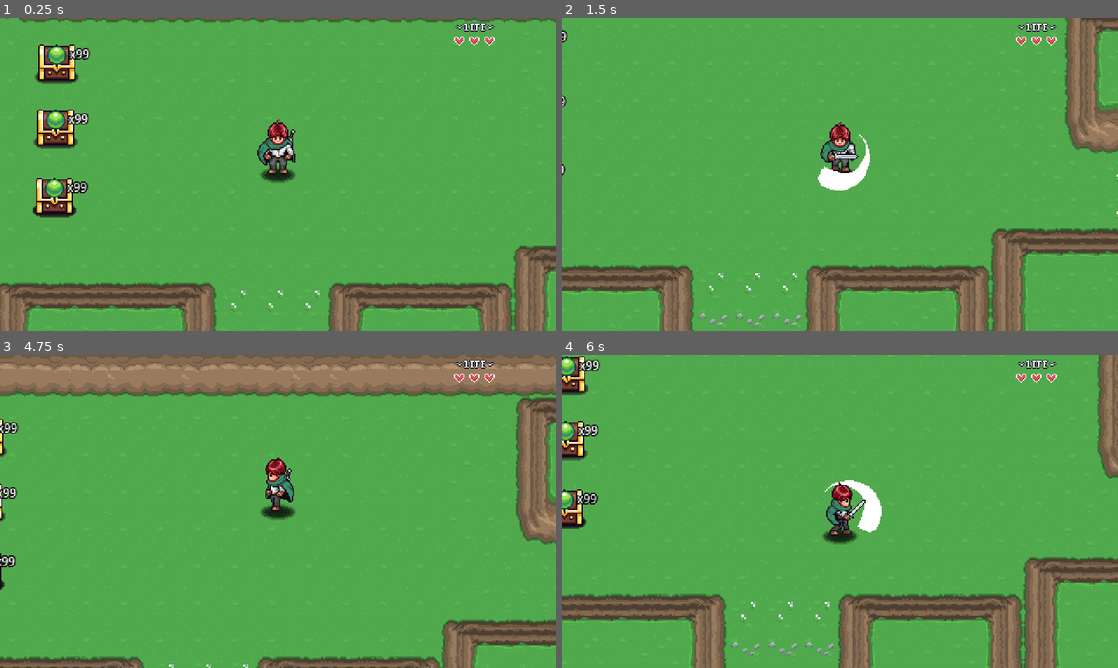
Above: before the commit, frames 1-4 (two rows, left to right).
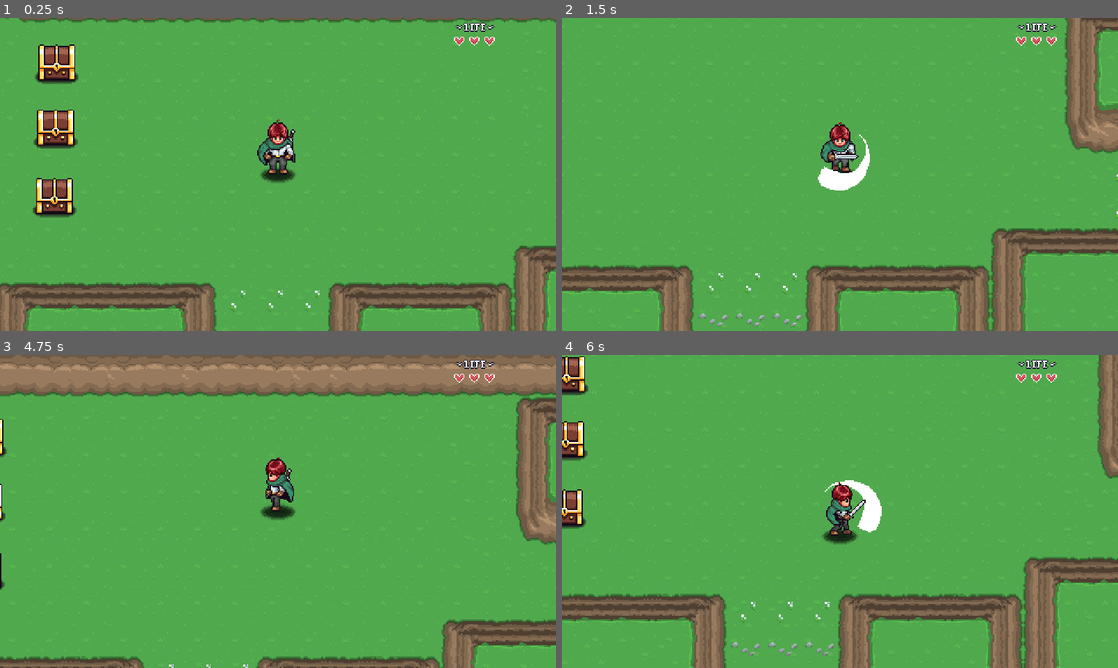
Above: after the commit, the same moments.

Repository: wangwenhao/aarpg
Game: Godot game, scene res://Levels/Area01/01.tscn
Same seed, same stepped clock (60 frames per second), same inputs: the game is played once before the commit and once after it. Sound files missing from this copy of the repository are replaced by a short silence.
Inputs:
- Up to frame 1 (0.25 s): no input
- Up to frame 2 (1.5 s): tap Enter at 0.5 s; hold D (right) 0.53-1.28 s; hold I (interact) 0.53-1.28 s; hold S (down) from 1.28 s (still down); tap J (attack) at 1.35 s
- Up to frame 3 (4.75 s): tap I (interact) at 1.55, 2.85, 3.8, 4.35 s; release S (down) at 2.03 s; hold D (right) 2.03-2.78 s; hold I (interact) 2.03-2.78 s; hold W (up) 2.78-3.53 s; hold J (attack) 3.53-4.28 s; hold A (left) from 3.53 s (still down)
- Up to frame 4 (6 s): release A (left) at 5.03 s; hold S (down) 5.03-5.78 s; hold I (interact) 5.03-5.78 s; hold D (right) from 5.78 s (still down); tap J (attack) at 5.85 s

The runs differ from the first frame. In frame 1, 0.9% of the frame differs, in the area x 5-17%, y 8-64%; in frame 2, less than 0.1%; in frame 3, 0.3%; in frame 4, 0.8%.

Commit message:
开宝箱的逻辑

Diff:
--- a/Interactables/TreasureChest/treasure_chest.gd
+++ b/Interactables/TreasureChest/treasure_chest.gd
@@ -1 +1,61 @@
-extends Node2D
+@tool
+class_name TreasureChest extends Node2D
+
+@export var item_data: ItemData: set = _set_item_data
+@export var quantity: int = 1: set = _set_quantity
+
+var is_open: bool = false
+
+@onready var sprite: Sprite2D = $Sprite2D
+@onready var item_sprite: Sprite2D = $ItemSprite
+@onready var label: Label = $ItemSprite/Label
+@onready var animation_player: AnimationPlayer = $AnimationPlayer
+@onready var interact_area: Area2D = $Area2D
+
+func _ready() -> void:
+	_update_texture()
+	_update_label()
+	if Engine.is_editor_hint():
+		return
+
+	interact_area.area_entered.connect(_on_area_entered)
+	interact_area.area_exited.connect(_on_area_exited)
+
+func _set_item_data(value: ItemData) -> void:
+	item_data = value
+	_update_texture()
+
+func _set_quantity(value: int) -> void:
+	quantity = value
+	_update_label()
+
+func _update_texture() -> void:
+	if item_data and sprite:
+		item_sprite.texture = item_data.texture
+
+func _update_label() -> void:
+	if label:
+		if quantity <= 1:
+			label.text = ""
+		else:
+			label.text = "x" + str(quantity)
+
+func player_interact() -> void:
+	if is_open:
+		return
+	is_open = true
+	animation_player.play("open_chest")
+	if item_data and quantity > 0:
+		PlayerManager.INVENTORY_DATA.add_item(item_data, quantity)
+	else:
+		printerr("No items in the chest")
+		push_error("No items in the chest")
+	pass
+
+func _on_area_entered(_area: Area2D) -> void:
+	PlayerManager.interact_pressed.connect(player_interact)
+	pass
+
+func _on_area_exited(_area: Area2D) -> void:
+	PlayerManager.interact_pressed.disconnect(player_interact)
+	pass
--- a/Interactables/TreasureChest/treasure_chest.tscn
+++ b/Interactables/TreasureChest/treasure_chest.tscn
@@ -1,12 +1,196 @@
-[gd_scene load_steps=7 format=3 uid="uid://c0ekd8j8r0doh"]
+[gd_scene load_steps=13 format=3 uid="uid://c0ekd8j8r0doh"]
 
 [ext_resource type="Script" uid="uid://cuho1dq7ro2vi" path="res://Interactables/TreasureChest/treasure_chest.gd" id="1_tln0u"]
 [ext_resource type="Texture2D" uid="uid://bb14m1svboomt" path="res://Interactables/TreasureChest/treasure-chest.png" id="2_e0gtp"]
 [ext_resource type="Texture2D" uid="uid://btd6qdeeb4j4m" path="res://Items/Sprites/items.png" id="3_e0gtp"]
+[ext_resource type="AudioStream" uid="uid://7fdr1o1wgr3v" path="res://Interactables/TreasureChest/treasure-open.wav" id="4_km1n8"]
 
 [sub_resource type="AtlasTexture" id="AtlasTexture_km1n8"]
 atlas = ExtResource("3_e0gtp")
 region = Rect2(0, 0, 32, 32)
+
+[sub_resource type="Animation" id="Animation_e0gtp"]
+resource_name = "closed"
+step = 0.1
+tracks/0/type = "value"
+tracks/0/imported = false
+tracks/0/enabled = true
+tracks/0/path = NodePath("Sprite2D:frame")
+tracks/0/interp = 1
+tracks/0/loop_wrap = true
+tracks/0/keys = {
+"times": PackedFloat32Array(0),
+"transitions": PackedFloat32Array(1),
+"update": 1,
+"values": [0]
+}
+tracks/1/type = "value"
+tracks/1/imported = false
+tracks/1/enabled = true
+tracks/1/path = NodePath("ItemSprite:visible")
+tracks/1/interp = 1
+tracks/1/loop_wrap = true
+tracks/1/keys = {
+"times": PackedFloat32Array(0),
+"transitions": PackedFloat32Array(1),
+"update": 1,
+"values": [false]
+}
+
+[sub_resource type="Animation" id="Animation_km1n8"]
+length = 0.001
+tracks/0/type = "value"
+tracks/0/imported = false
+tracks/0/enabled = true
+tracks/0/path = NodePath("Sprite2D:frame")
+tracks/0/interp = 1
+tracks/0/loop_wrap = true
+tracks/0/keys = {
+"times": PackedFloat32Array(0),
+"transitions": PackedFloat32Array(1),
+"update": 1,
+"values": [0]
+}
+tracks/1/type = "value"
+tracks/1/imported = false
+tracks/1/enabled = true
+tracks/1/path = NodePath("ItemSprite:visible")
+tracks/1/interp = 1
+tracks/1/loop_wrap = true
+tracks/1/keys = {
+"times": PackedFloat32Array(0),
+"transitions": PackedFloat32Array(1),
+"update": 1,
+"values": [true]
+}
+tracks/2/type = "value"
+tracks/2/imported = false
+tracks/2/enabled = true
+tracks/2/path = NodePath("ItemSprite:position")
+tracks/2/interp = 1
+tracks/2/loop_wrap = true
+tracks/2/keys = {
+"times": PackedFloat32Array(0),
+"transitions": PackedFloat32Array(1),
+"update": 0,
+"values": [Vector2(0, -11)]
+}
+tracks/3/type = "value"
+tracks/3/imported = false
+tracks/3/enabled = true
+tracks/3/path = NodePath("ItemSprite:modulate")
+tracks/3/interp = 1
+tracks/3/loop_wrap = true
+tracks/3/keys = {
+"times": PackedFloat32Array(0),
+"transitions": PackedFloat32Array(1),
+"update": 0,
+"values": [Color(1, 1, 1, 1)]
+}
+
+[sub_resource type="Animation" id="Animation_dhxp7"]
+resource_name = "opened"
+step = 0.1
+tracks/0/type = "value"
+tracks/0/imported = false
+tracks/0/enabled = true
+tracks/0/path = NodePath("Sprite2D:frame")
+tracks/0/interp = 1
+tracks/0/loop_wrap = true
+tracks/0/keys = {
+"times": PackedFloat32Array(0),
+"transitions": PackedFloat32Array(1),
+"update": 1,
+"values": [1]
+}
+tracks/1/type = "value"
+tracks/1/imported = false
+tracks/1/enabled = true
+tracks/1/path = NodePath("ItemSprite:visible")
+tracks/1/interp = 1
+tracks/1/loop_wrap = true
+tracks/1/keys = {
+"times": PackedFloat32Array(0),
+"transitions": PackedFloat32Array(1),
+"update": 1,
+"values": [false]
+}
+
+[sub_resource type="Animation" id="Animation_nceft"]
+resource_name = "open_chest"
+length = 1.5
+step = 0.1
+tracks/0/type = "value"
+tracks/0/imported = false
+tracks/0/enabled = true
+tracks/0/path = NodePath("Sprite2D:frame")
+tracks/0/interp = 1
+tracks/0/loop_wrap = true
+tracks/0/keys = {
+"times": PackedFloat32Array(0, 0.1),
+"transitions": PackedFloat32Array(1, 1),
+"update": 1,
+"values": [0, 1]
+}
+tracks/1/type = "value"
+tracks/1/imported = false
+tracks/1/enabled = true
+tracks/1/path = NodePath("ItemSprite:visible")
+tracks/1/interp = 1
+tracks/1/loop_wrap = true
+tracks/1/keys = {
+"times": PackedFloat32Array(0, 0.1),
+"transitions": PackedFloat32Array(1, 1),
+"update": 1,
+"values": [false, true]
+}
+tracks/2/type = "audio"
+tracks/2/imported = false
+tracks/2/enabled = true
+tracks/2/path = NodePath("AudioStreamPlayer2D")
+tracks/2/interp = 1
+tracks/2/loop_wrap = true
+tracks/2/keys = {
+"clips": [{
+"end_offset": 0.0,
+"start_offset": 0.0,
+"stream": ExtResource("4_km1n8")
+}],
+"times": PackedFloat32Array(0.1)
+}
+tracks/2/use_blend = true
+tracks/3/type = "value"
+tracks/3/imported = false
+tracks/3/enabled = true
+tracks/3/path = NodePath("ItemSprite:position")
+tracks/3/interp = 1
+tracks/3/loop_wrap = true
+tracks/3/keys = {
+"times": PackedFloat32Array(0.1, 0.3, 0.5, 1.5),
+"transitions": PackedFloat32Array(0.5, 2, 2, 1),
+"update": 0,
+"values": [Vector2(0, -11), Vector2(0, -64), Vector2(0, -48), Vector2(0, -48)]
+}
+tracks/4/type = "value"
+tracks/4/imported = false
+tracks/4/enabled = true
+tracks/4/path = NodePath("ItemSprite:modulate")
+tracks/4/interp = 1
+tracks/4/loop_wrap = true
+tracks/4/keys = {
+"times": PackedFloat32Array(0.2, 0.3, 0.5, 1, 1.5),
+"transitions": PackedFloat32Array(1, 1, 1, 1, 1),
+"update": 0,
+"values": [Color(1, 1, 1, 1), Color(1.8247963, 1.8247963, 1.8247963, 1), Color(1, 1, 1, 1), Color(1, 1, 1, 1), Color(1, 1, 1, 0)]
+}
+
+[sub_resource type="AnimationLibrary" id="AnimationLibrary_km1n8"]
+_data = {
+&"RESET": SubResource("Animation_km1n8"),
+&"closed": SubResource("Animation_e0gtp"),
+&"open_chest": SubResource("Animation_nceft"),
+&"opened": SubResource("Animation_dhxp7")
+}
 
 [sub_resource type="RectangleShape2D" id="RectangleShape2D_e0gtp"]
 size = Vector2(32, 10)
@@ -39,6 +223,10 @@
 vertical_alignment = 1
 
 [node name="AnimationPlayer" type="AnimationPlayer" parent="."]
+libraries = {
+&"": SubResource("AnimationLibrary_km1n8")
+}
+autoplay = "closed"
 
 [node name="AudioStreamPlayer2D" type="AudioStreamPlayer2D" parent="."]
 
--- a/Levels/Area01/01.tscn
+++ b/Levels/Area01/01.tscn
@@ -1,10 +1,13 @@
-[gd_scene load_steps=6 format=4 uid="uid://dqxl4xm2m55i6"]
+[gd_scene load_steps=9 format=4 uid="uid://dqxl4xm2m55i6"]
 
 [ext_resource type="Script" uid="uid://ogtb6tmmg60h" path="res://Levels/Scripts/level.gd" id="1_22ele"]
 [ext_resource type="PackedScene" uid="uid://liurpj8sy87g" path="res://TileMaps/grass-01.tscn" id="1_vbl6q"]
 [ext_resource type="PackedScene" uid="uid://bn6m1d1rmbcu5" path="res://Levels/player_spawn.tscn" id="2_chooo"]
 [ext_resource type="PackedScene" uid="uid://c325f2ae47ebh" path="res://Levels/level_transition.tscn" id="4_4t7i1"]
 [ext_resource type="PackedScene" uid="uid://c0ekd8j8r0doh" path="res://Interactables/TreasureChest/treasure_chest.tscn" id="5_pwydo"]
+[ext_resource type="Resource" uid="uid://bpfit3tnwae6r" path="res://Items/potion.tres" id="6_8itkk"]
+[ext_resource type="Resource" uid="uid://b6nsag456x00t" path="res://Items/stone.tres" id="6_xhij5"]
+[ext_resource type="Resource" uid="uid://dqyr35tvwdh1c" path="res://Items/gem.tres" id="8_th3kk"]
 
 [node name="01" type="Node2D"]
 script = ExtResource("1_22ele")
@@ -29,12 +32,15 @@
 
 [node name="TreasureChest" parent="." instance=ExtResource("5_pwydo")]
 position = Vector2(53, 159)
+item_data = ExtResource("6_xhij5")
+quantity = 99
 
 [node name="TreasureChest2" parent="." instance=ExtResource("5_pwydo")]
 position = Vector2(54, 103)
+item_data = ExtResource("6_8itkk")
+quantity = 10
 
 [node name="TreasureChest3" parent="." instance=ExtResource("5_pwydo")]
 position = Vector2(52, 218)
-
-[node name="TreasureChest4" parent="." instance=ExtResource("5_pwydo")]
-position = Vector2(52, 218)
+item_data = ExtResource("8_th3kk")
+quantity = 10
